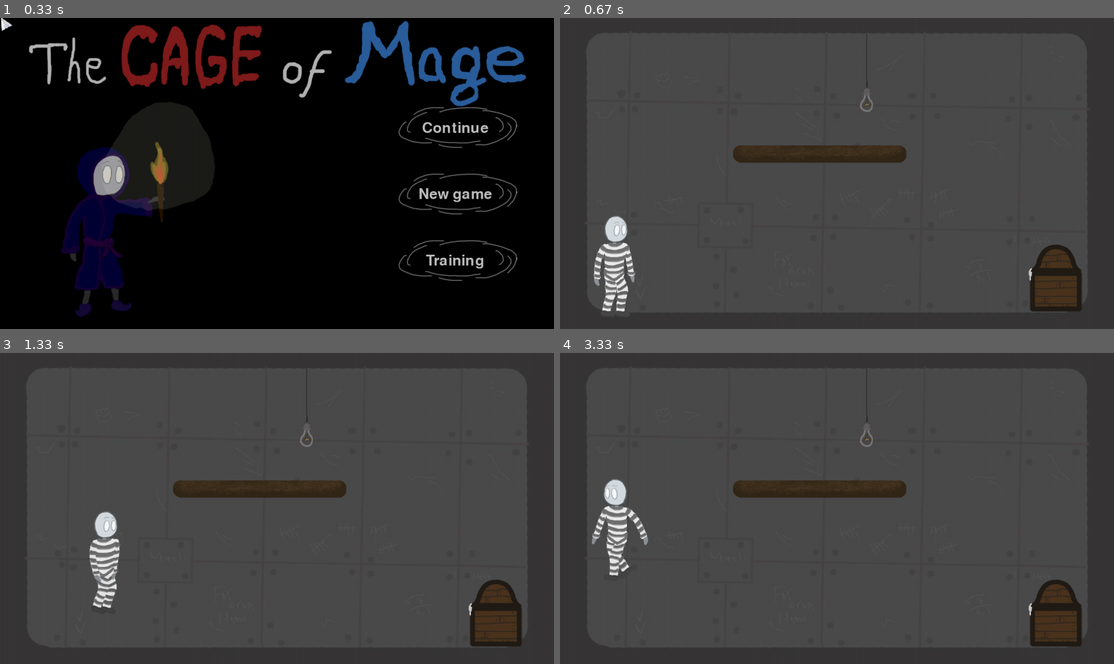
Above: before the commit, frames 1-4 (two rows, left to right).
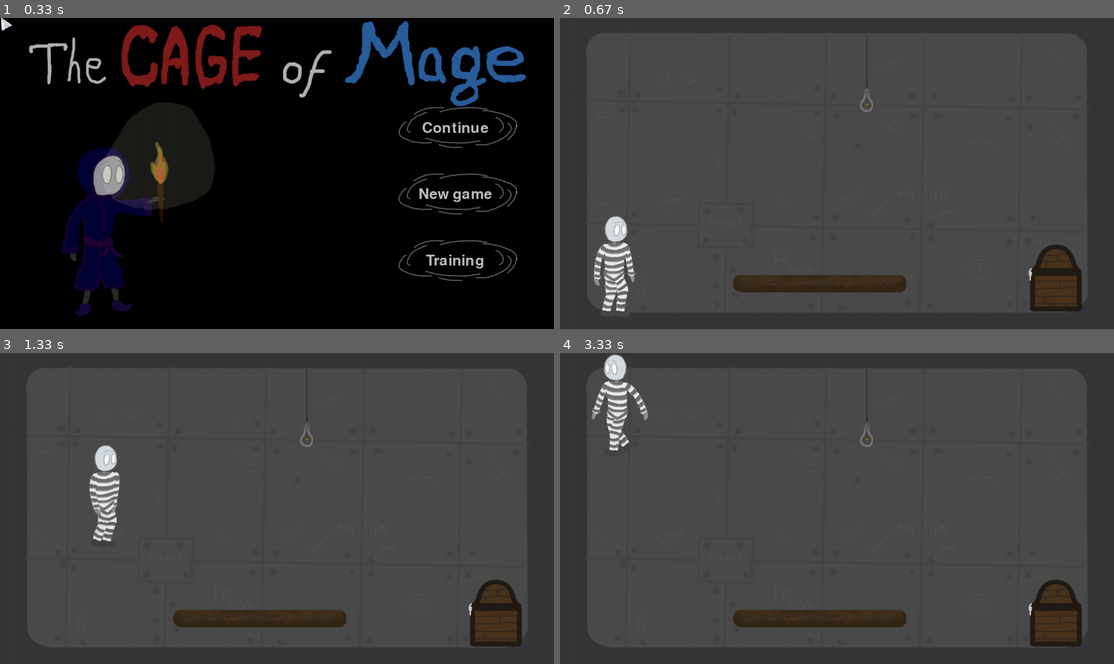
Above: after the commit, the same moments.

Repository: v-like-engine/the-cage-of-mage-pygame
Game: pygame game, started from start_game.py
Same seed, same stepped clock (60 frames per second), same inputs: the game is played once before the commit and once after it.
Inputs (mouse positions are in pixels of both pictures, inside the frame that each line leads up to):
- Up to frame 1 (0.33 s): no input
- Up to frame 2 (0.67 s): click (1014, 195) at 0.38 s
- Up to frame 3 (1.33 s): hold Right 0.67-1.13 s; move the mouse to (254, 520) at 0.7 s; hold Up from 1.17 s (still down)
- Up to frame 4 (3.33 s): release Up at 1.47 s; hold Right 1.5-1.97 s; hold Left 2-2.53 s; hold Left 2.57-2.97 s; hold Up from 3 s (still down)

Frame 1 is identical in both runs. In frame 2, 3.4% of the frame differs, in the area x 31-63%, y 40-89%; in frame 3, 5.5%; in frame 4, 5.9%, in the area x 5-63%, y 0-89%.

Commit message:
Some minor updates

Diff:
--- a/level2.py
+++ b/level2.py
@@ -11,8 +11,11 @@
     def __init__(self, width, height):
         super().__init__(width, height)
         self.platforms_list = []
-        self.platform = Platform(self.platforms, load_image('platforms/double_brown.png'), self.screen, 400, 300)
+        self.platform = Platform(self.platforms, load_image('platforms/double_brown.png'), self.screen, 400, 600)
         self.platforms_list.append(self.platform)
+        self.mage = Mage(50, 456, 240, 360, 480, self.FPS, self.platforms_list)
+        self.mage.add(self.all_sprites)
+        self.mage.add(self.mage_group)
         self.all_sprites.add(self.platform)
         self.chest_group = pygame.sprite.Group()
         self.chest = Chest(self.chest_group, self.screen, 1050, 480)
--- a/level_mask.py
+++ b/level_mask.py
@@ -26,9 +26,6 @@
         border_right = Border(32, 720, 1248, 0)
         border_left.add(self.borders)
         border_right.add(self.borders)
-        self.mage = Mage(50, 456, 240, 360, 180, self.FPS, self.platforms)
-        self.mage.add(self.all_sprites)
-        self.mage.add(self.mage_group)
 
         self.stop = False
         self.ticks = 0
--- a/platform_load.py
+++ b/platform_load.py
@@ -6,6 +6,8 @@
         self.x = x
         self.y = y
         self.image = image
+        self.w = self.image.get_width()
+        self.h = self.image.get_height()
         self.rect = self.image.get_rect()
         self.rect.x = x
         self.rect.y = y
